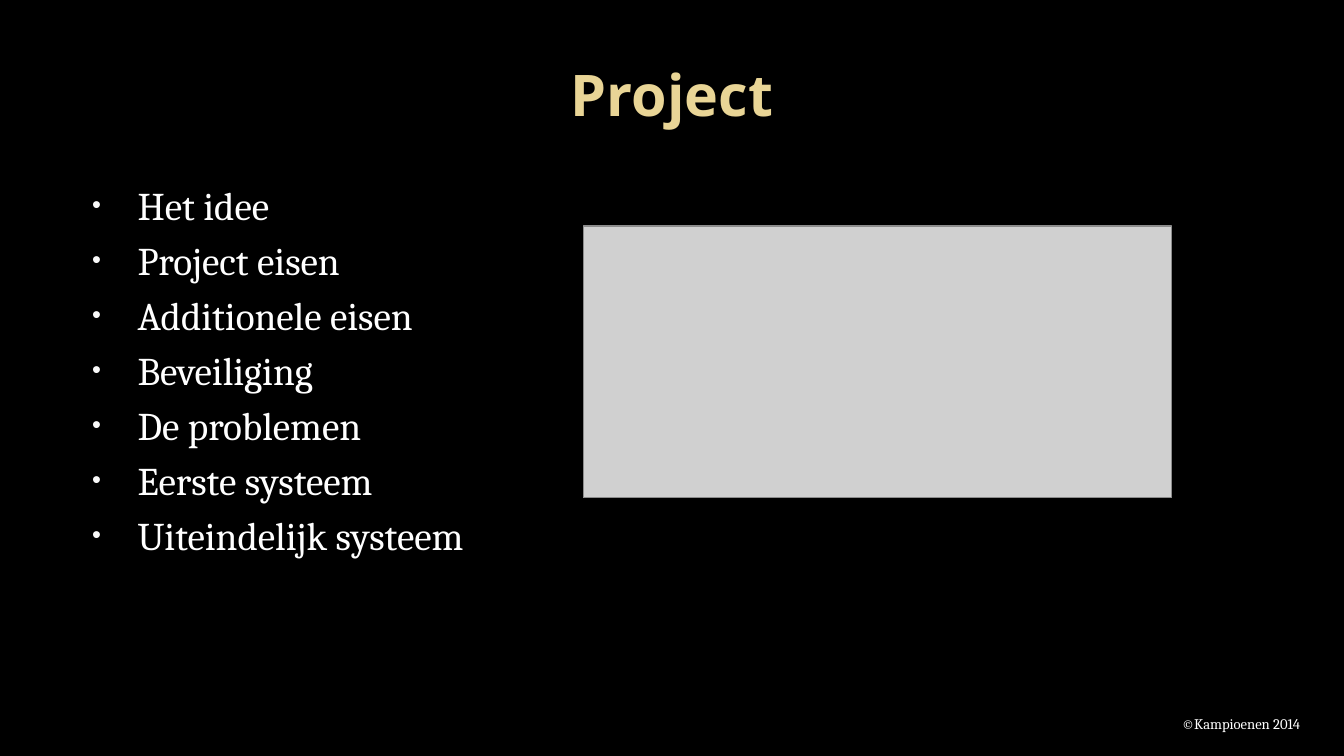
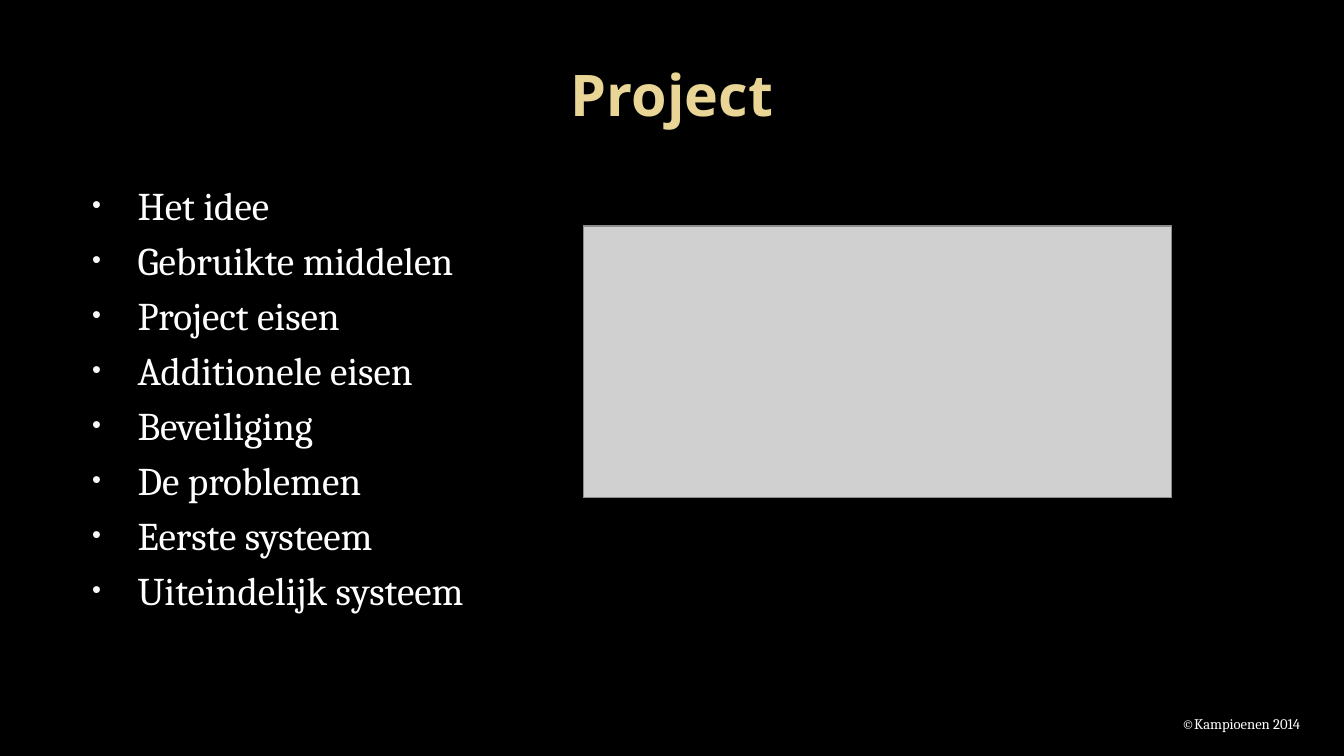
Before and after one commit to Projectgroep-18/Beveiligde-Pasjes, a slide deck: slide 2 of presentatie/Project beveiligde pasjes.pptx. Drawn at 1344x756 pixels with LibreOffice and Linux fonts; fonts in the diff are those of the drawing; grey boxes stand for pictures; background and template pictures are left out. Boxes give left, top, right and bottom in pixels: in the first picture for what was removed or moved away, otherwise in the second. Text is boxed around its words. In the diff, an @@ line names an element or a change of style, - is before the commit and + after.

```diff
--- a/presentatie/Project beveiligde pasjes.pptx
+++ b/presentatie/Project beveiligde pasjes.pptx
@@ text at bbox=[138, 247, 453, 276]: paragraph added @@
+• Gebruikte middelen
```
Also in this commit, not shown: 5 other slides changed, 2 slides added, 1 slide removed.
